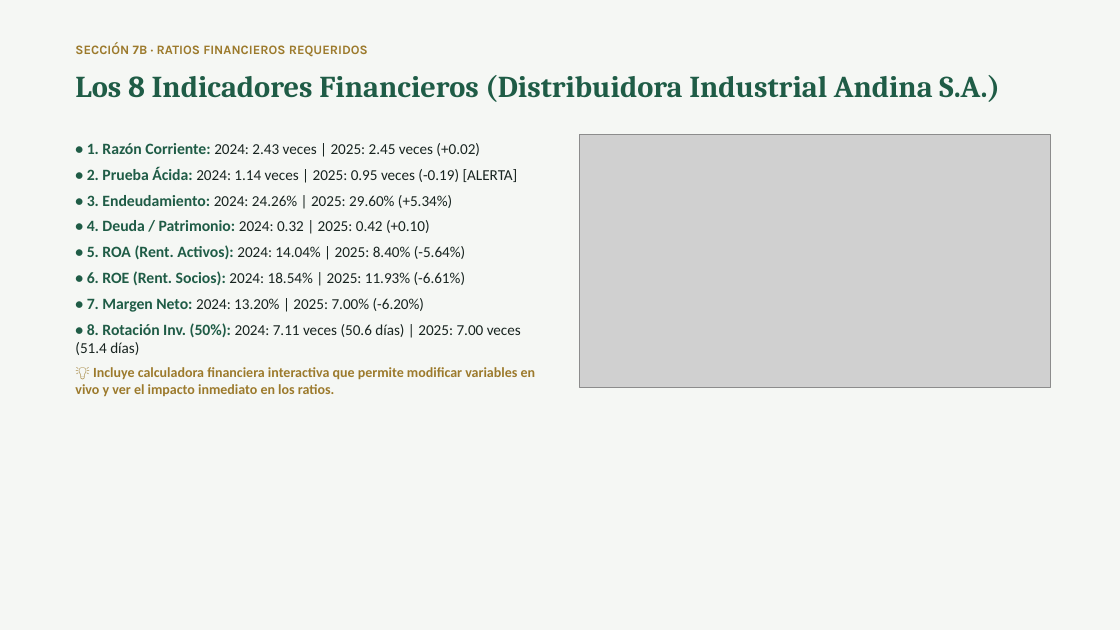
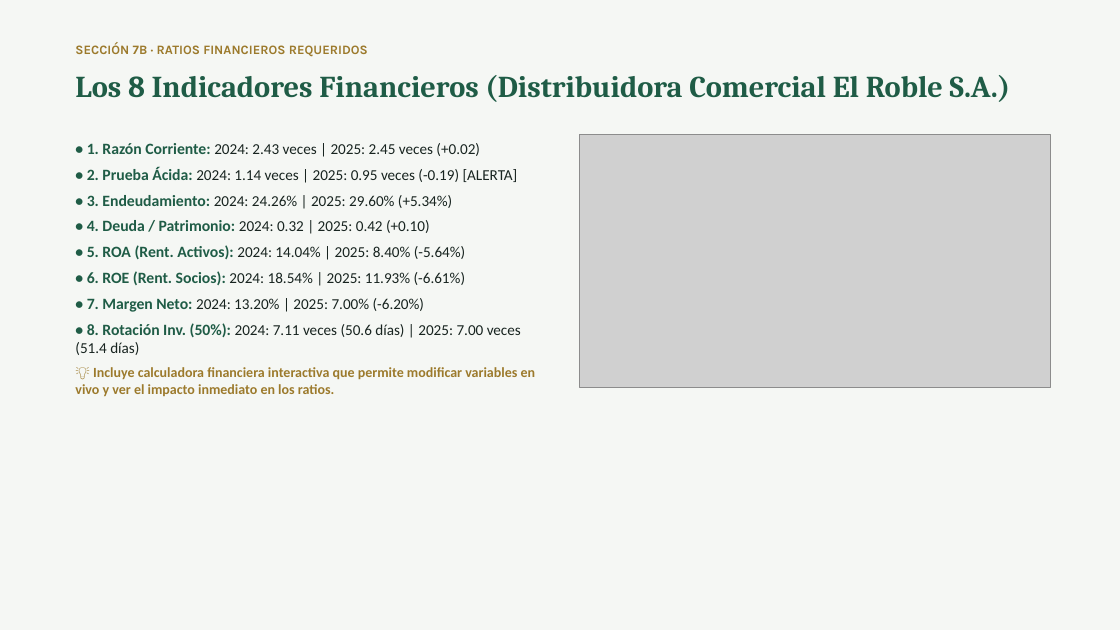
Before and after one commit to Ernesto835/robledistribuidora, a slide deck: slide 9 of Presentacion_Sistema_Contable_ElRoble_Actualizada.pptx. Drawn at 1120x630 pixels with LibreOffice and Linux fonts; fonts in the diff are those of the drawing; grey boxes stand for pictures. Boxes give left, top, right and bottom in pixels: in the first picture for what was removed or moved away, otherwise in the second. Text is boxed around its words. In the diff, an @@ line names an element or a change of style, - is before the commit and + after.

Commit message:
refactor: unify entire project under single corporate entity Distribuidora Comercial El Roble S.A.

```diff
--- a/Presentacion_Sistema_Contable_ElRoble_Actualizada.pptx
+++ b/Presentacion_Sistema_Contable_ElRoble_Actualizada.pptx
@@ text at (75, 75, 1010, 102): text changed @@
-Los 8 Indicadores Financieros (Distribuidora Industrial Andina S.A.)
+Los 8 Indicadores Financieros (Distribuidora Comercial El Roble S.A.)
```
Also in this commit, not shown: 4 other files.
